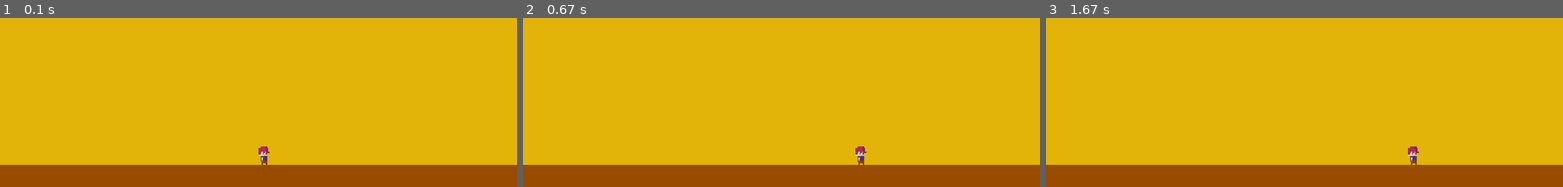
Above: before the commit, frames 1-3 (left to right).
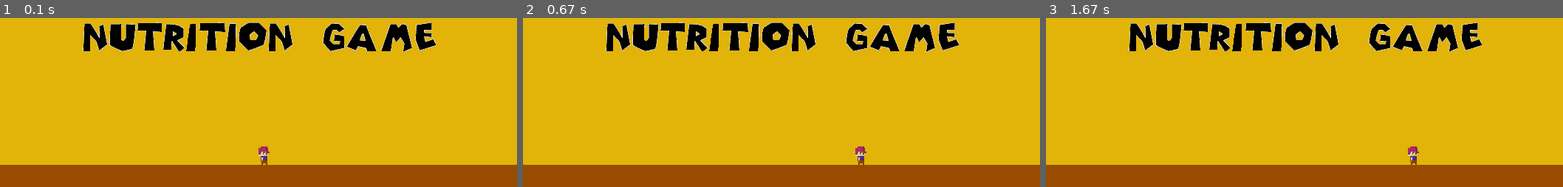
Above: after the commit, the same moments.

Repository: jcc5225/NutritionGame
Game: pygame game, started from game.py
Two runs of this game, one before a commit and one after it. Both use one fixed random seed, a clock stepped at 60 frames per second and the inputs below.
Inputs:
- Up to frame 1 (0.1 s): no input
- Up to frame 2 (0.67 s): hold Right from 0.33 s (still down)
- Up to frame 3 (1.67 s): release Right at 0.8 s

The runs differ from the first frame. In frame 1, 6.2% of the frame differs, in the area x 16-85%, y 2-20%; in frame 2, 6.2%; in frame 3, 6.2%.

Commit message:
images folder, title changes

Diff:
--- a/game.py
+++ b/game.py
@@ -16,7 +16,6 @@
 WIDTH = 700
 HEIGHT = 300
 
-playerScore = 0
 
 
 
@@ -30,6 +29,8 @@
     carryOn = True
 
     clock = pygame.time.Clock()
+
+    title = pygame.image.load('images/StartLogo.png')
 
     all_sprites_list = pygame.sprite.Group()
 
@@ -58,6 +59,7 @@
 
 
         screen.fill(MCYELLOW)
+        screen.blit(title, (110, 75))
         pygame.draw.rect(screen, BROWN, [0, 270, WIDTH, 270],0)
         all_sprites_list.update()
         all_sprites_list.draw(screen)
--- a/sprite.py
+++ b/sprite.py
@@ -21,7 +21,7 @@
         self.image.set_colorkey(WHITE)
 
         # Instead we could load a proper pciture of a car...
-        self.image = pygame.image.load("BoySprite3.png").convert_alpha()
+        self.image = pygame.image.load("images/BoySprite3.png").convert_alpha()
 
         # Fetch the rectangle object that has the dimensions of the image.
         self.rect = self.image.get_rect()
Renamed: BoySprite.png -> images/BoySprite.png
Renamed: BoySprite2.png -> images/BoySprite2.png
Renamed: BoySprite3.png -> images/BoySprite3.png
Renamed: BoySpriteFat.png -> images/BoySpriteFat.png
Renamed: BoySpriteFat3.png -> images/BoySpriteFat3.png
Renamed: FriesSprite.png -> images/FriesSprite.png
Renamed: FriesSprite2.png -> images/FriesSprite2.png
Renamed: FriesSprite3.png -> images/FriesSprite3.png
Renamed: FriesSprite4.png -> images/FriesSprite4.png
Renamed: Start Logo.png -> images/StartLogo.png
Renamed: apple.png -> images/apple.png
Renamed: buckOChicken.png -> images/buckOChicken.png
(and 2 more such lines)
